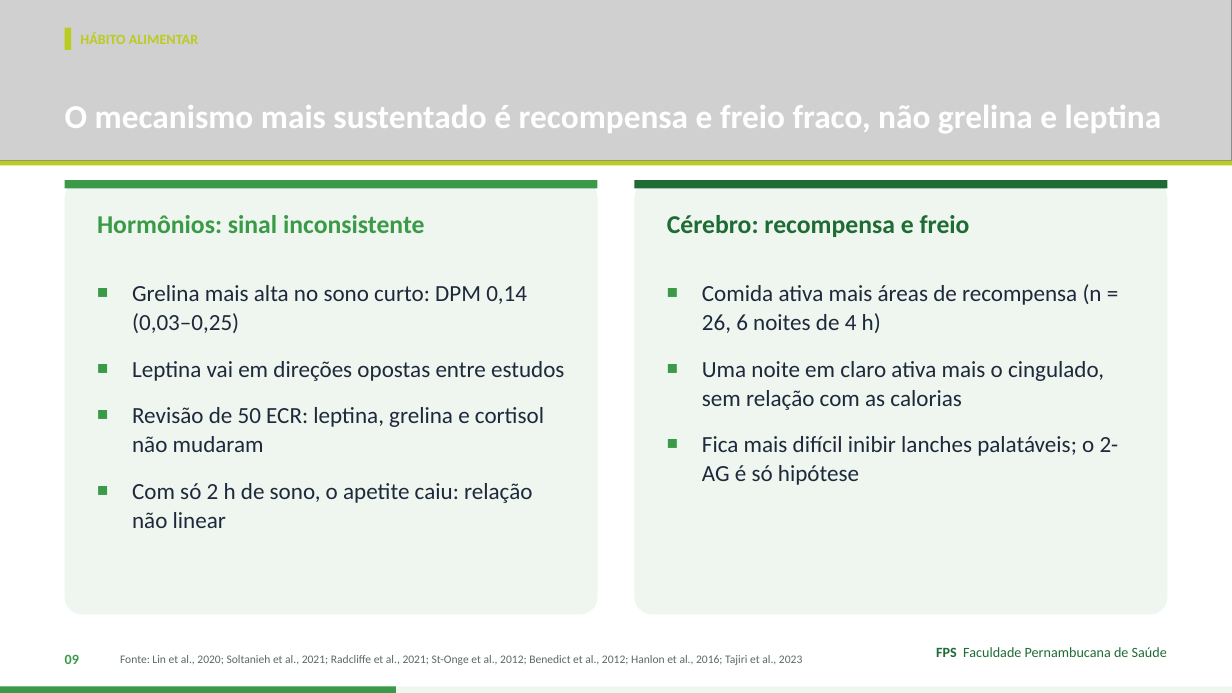
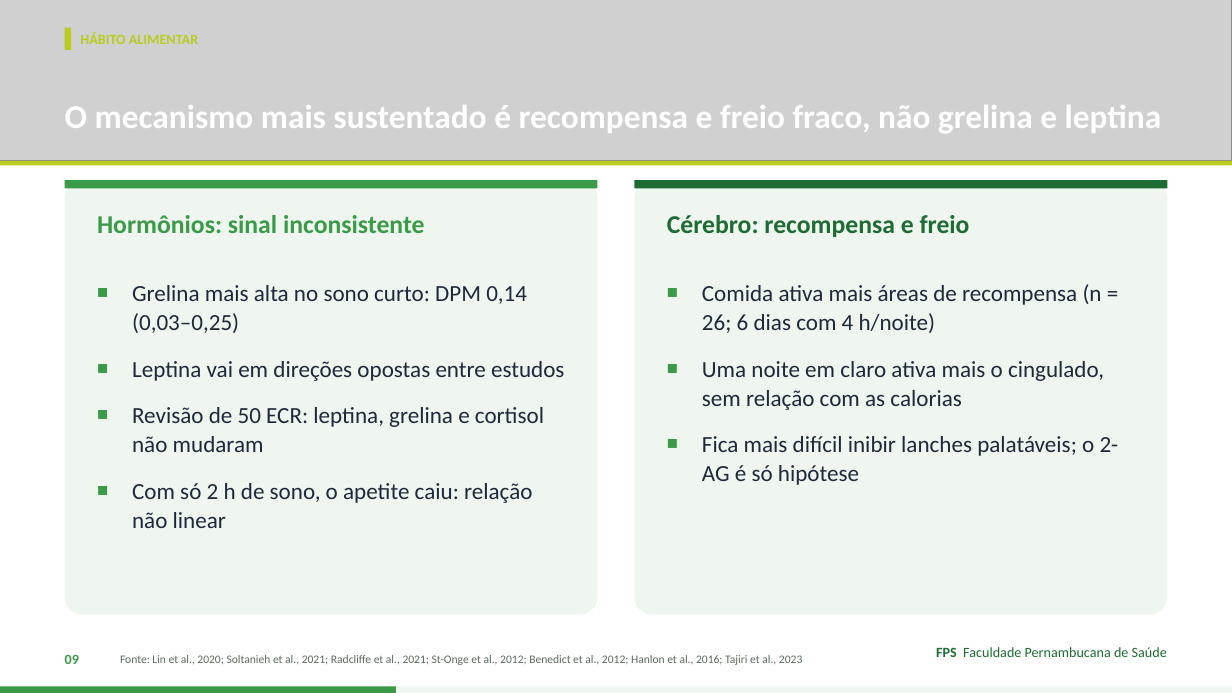
Before and after one commit to Institutomoraisandrade/CRM, a slide deck: slide 9 of trabalho-fps/trabalhos/2026-11-10-sono/apresentacao.pptx. Drawn at 1232x693 pixels with LibreOffice and Linux fonts; fonts in the diff are those of the drawing; grey boxes stand for pictures. Boxes give left, top, right and bottom in pixels: in the first picture for what was removed or moved away, otherwise in the second. Text is boxed around its words. In the diff, an @@ line names an element or a change of style, - is before the commit and + after.

```diff
--- a/trabalho-fps/trabalhos/2026-11-10-sono/apresentacao.pptx
+++ b/trabalho-fps/trabalhos/2026-11-10-sono/apresentacao.pptx
@@ text at (702, 284, 1102, 333): text changed @@
-■ Comida ativa mais áreas de recompensa (n = 26, 6 noites de 4 h)
+■ Comida ativa mais áreas de recompensa (n = 26; 6 dias com 4 h/noite)
```
Also in this commit, not shown: 2 other slides changed, 7 other files.
